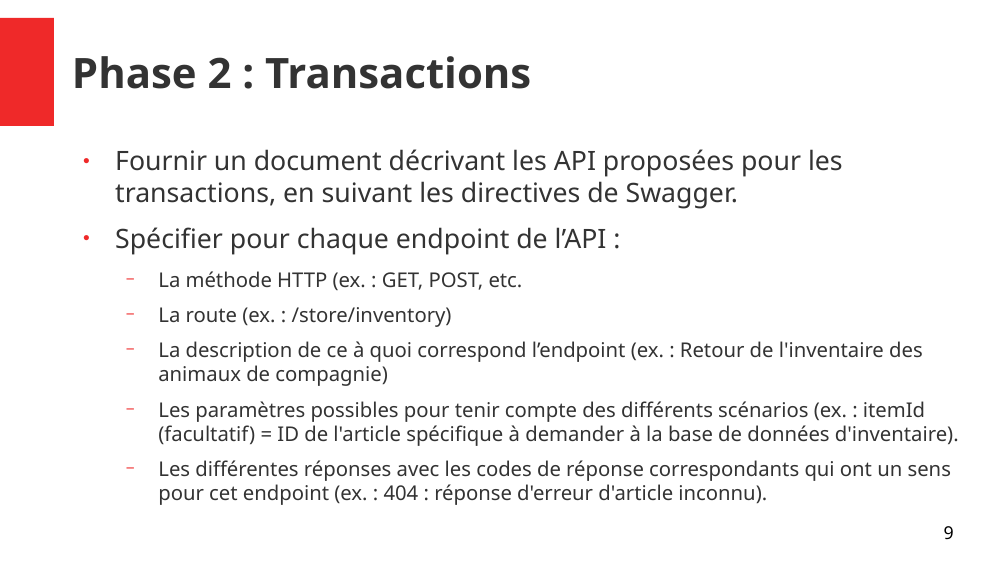
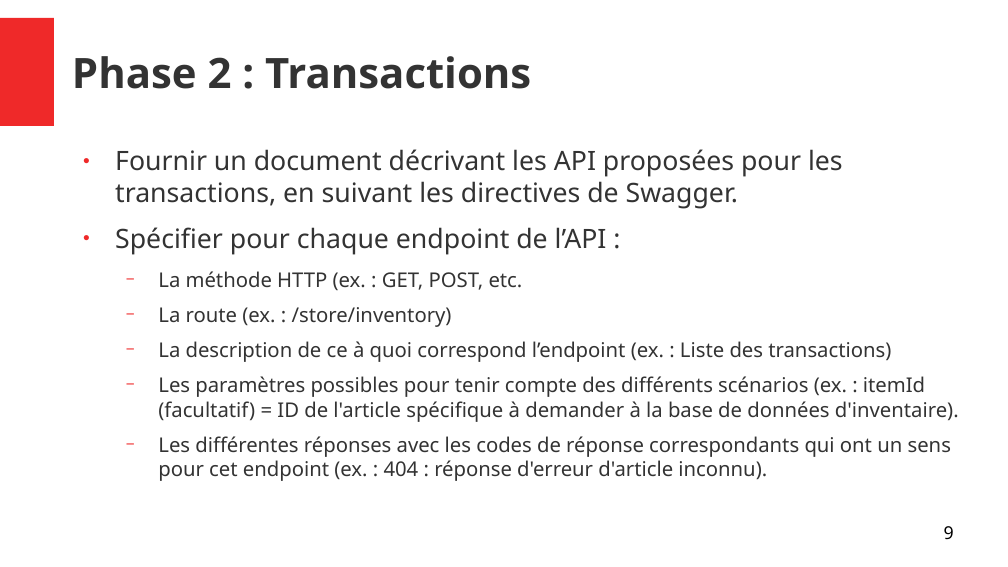
Before and after one commit to joskapotin/joskapotin_13_01042022, a slide deck: slide 9 of OC/SOUTENANCE/presentationProjet13.odp. Drawn at 1008x567 pixels with LibreOffice and Linux fonts; fonts in the diff are those of the drawing. Boxes give left, top, right and bottom in pixels: in the first picture for what was removed or moved away, otherwise in the second. Text is boxed around its words. In the diff, an @@ line names an element or a change of style, - is before the commit and + after.

```diff
--- a/OC/SOUTENANCE/presentationProjet13.odp
+++ b/OC/SOUTENANCE/presentationProjet13.odp
@@ text at (x1=158, y1=341, x2=891, y2=362): text changed @@
-  − La description de ce à quoi correspond l’endpoint (ex. : Retour de l'inventaire des animaux de compagnie)
+  − La description de ce à quoi correspond l’endpoint (ex. : Liste des transactions)
```
Also in this commit, not shown: 3 other slides changed, 1 other file.
